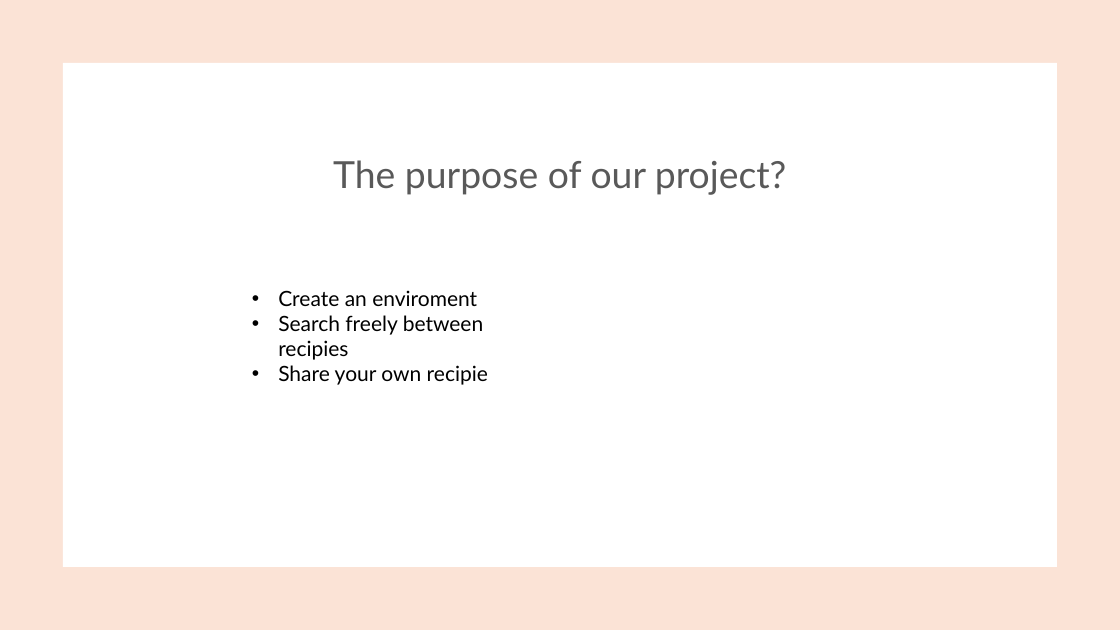
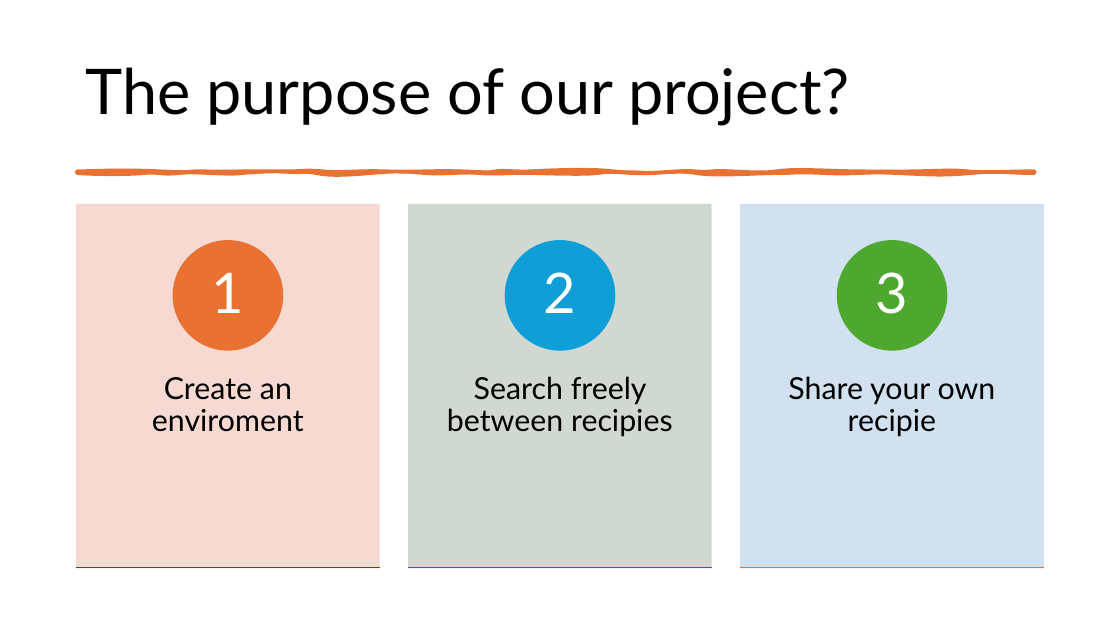
Before and after one commit to TudosLevente/ProjectWork, a slide deck: slide 2 of Docx/Projekt dokumentációk/FoodHub.pptx. Drawn at 1120x630 pixels with LibreOffice and Linux fonts; fonts in the diff are those of the drawing. Boxes give left, top, right and bottom in pixels: in the first picture for what was removed or moved away, otherwise in the second. Text is boxed around its words. In the diff, an @@ line names an element or a change of style, - is before the commit and + after.

```diff
--- a/Docx/Projekt dokumentációk/FoodHub.pptx
+++ b/Docx/Projekt dokumentációk/FoodHub.pptx
@@ rectangle removed at [0, 0, 1120, 630] @@
@@ title "The purpose of our project?": place and size @@
-title "The purpose of our project?" at [333, 160, 786, 195]
+title "The purpose of our project?" at [85, 67, 850, 126]
@@ title "The purpose of our project?" at [85, 67, 850, 126]: size 32 to 54 pt, text colour #595959 to #000000; alignment centre to left; vertical alignment bottom to middle @@
@@ rectangle removed at [63, 63, 1057, 567] @@
@@ freeform shape added at [77, 171, 1035, 173], fill #E97132, outline #E97132 3.25 pt @@
@@ text removed at [278, 290, 488, 385] @@
-• Create an enviroment
-• Search freely between recipies
-• Share your own recipie
@@ group added at [77, 205, 1043, 568]: 6 rectangles, 6 texts, 3 ellipses @@
+Create an enviroment
+1
+Search freely between recipies
+2
+Share your own recipie
+3
```
Also in this commit, not shown: 5 other slides changed, 2 other files.
